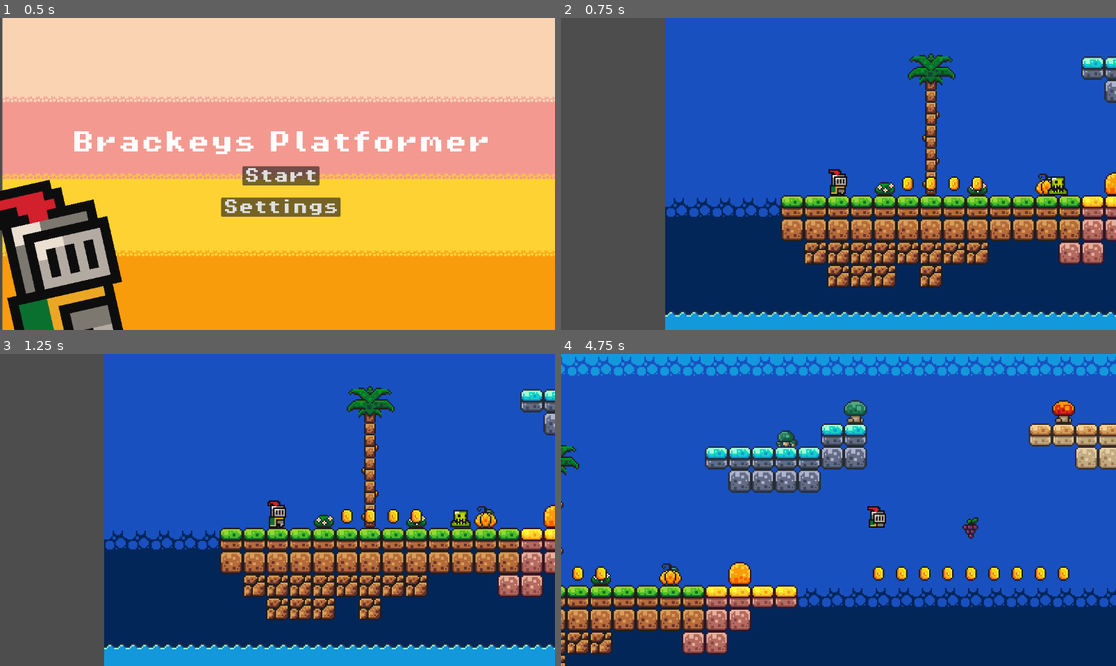
Above: before the commit, frames 1-4 (two rows, left to right).
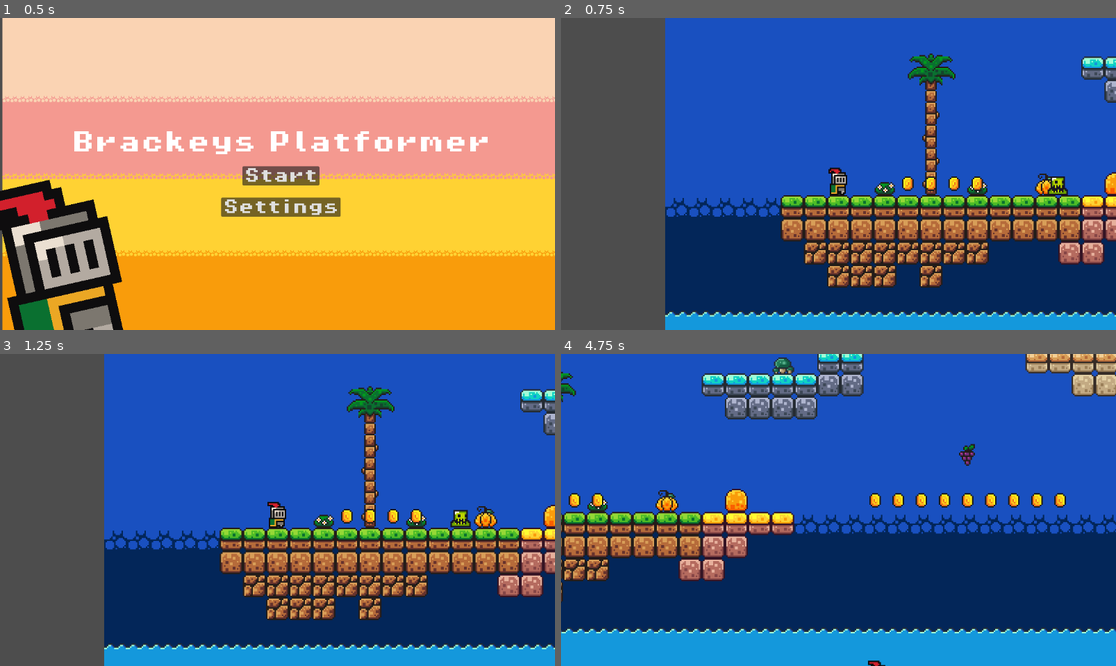
Above: after the commit, the same moments.

Repository: Yncy0/Platformer-2D
Game: Godot game, scene res://scene/gui/menu/starting_menu.tscn
Two runs of this game, one before a commit and one after it. Both use one fixed random seed, a clock stepped at 60 frames per second and the inputs below.
Inputs:
- Up to frame 1 (0.5 s): no input
- Up to frame 2 (0.75 s): click "Start" at 0.5 s
- Up to frame 3 (1.25 s): no input
- Up to frame 4 (4.75 s): hold Space (jump) 1.28-2.03 s; hold D (move_right) 1.28-2.78 s; tap Space (jump) at 2.1, 2.27, 2.57, 3.6, 3.77, 4.07 s; hold A (move_left) 2.78-3.53 s; hold Space (jump) 2.78-3.53 s; hold D (move_right) from 3.53 s (still down); hold Space (jump) from 4.28 s (still down)

Frame 1 is identical in both runs. In frame 2, 0.1% of the frame differs, in the area x 48-52%, y 47-56%; in frame 3, 0.1%; in frame 4, 58%, in the area x 0-100%, y 0-100%.

Commit message:
fixed hitbox and hurtbox collision shape size

Diff:
--- a/scene/characters/enemy/slime.tscn
+++ b/scene/characters/enemy/slime.tscn
@@ -209,7 +209,7 @@
 }
 
 [sub_resource type="RectangleShape2D" id="RectangleShape2D_cuovw"]
-size = Vector2(10, 3.5)
+size = Vector2(12, 3.5)
 
 [sub_resource type="RectangleShape2D" id="RectangleShape2D_yxler"]
 size = Vector2(14, 10)
--- a/scene/characters/enemy/slime_purple.tscn
+++ b/scene/characters/enemy/slime_purple.tscn
@@ -209,7 +209,7 @@
 }
 
 [sub_resource type="RectangleShape2D" id="RectangleShape2D_1al3o"]
-size = Vector2(10, 3)
+size = Vector2(12, 3)
 
 [sub_resource type="RectangleShape2D" id="RectangleShape2D_plrfg"]
 size = Vector2(14, 10)
--- a/scene/characters/player/_player.tscn
+++ b/scene/characters/player/_player.tscn
@@ -345,7 +345,7 @@
 }
 
 [sub_resource type="RectangleShape2D" id="RectangleShape2D_dseq4"]
-size = Vector2(8, 3)
+size = Vector2(11, 3)
 
 [sub_resource type="RectangleShape2D" id="RectangleShape2D_bk1d1"]
 size = Vector2(10, 16)
@@ -409,7 +409,7 @@
 damage = 1.0
 
 [node name="CollisionShape2D" parent="Hitbox" index="0"]
-position = Vector2(0, 12.5)
+position = Vector2(-0.5, 12.5)
 shape = SubResource("RectangleShape2D_dseq4")
 debug_color = Color(0.994374, 0, 0.223101, 0.42)
 
--- a/script/characters/player/fall.gd
+++ b/script/characters/player/fall.gd
@@ -16,5 +16,7 @@
 	if player.is_on_floor():
 		change_state.emit("IdleState")
 
+	if player.is_hurt:
+		change_state.emit("HitState")
 
 	player.move_and_slide()
--- a/script/characters/player/idle.gd
+++ b/script/characters/player/idle.gd
@@ -18,9 +18,11 @@
 	player.update_gravity(delta)
 	player.moving()
 
-
 	if player.velocity.x != 0:
 		change_state.emit("MoveState")
+
+	if !player.is_on_floor():
+		change_state.emit("FallState")
 
 	if player.is_hurt:
 		change_state.emit("HitState")
--- a/script/characters/player/jump.gd
+++ b/script/characters/player/jump.gd
@@ -22,13 +22,10 @@
 	player.update_gravity(delta)
 	player.moving()
 
-
-	if Input.is_action_just_released("jump"):
-		pass
-
-
-	if player.velocity.y > player.JUMP_VELOCITY and !player.is_on_floor():
+	if player.velocity.y > -3.0 and !player.is_on_floor():
 		change_state.emit("FallState")
 
+	if player.is_hurt:
+		change_state.emit("HitState")
 
 	player.move_and_slide()
--- a/script/characters/player/move.gd
+++ b/script/characters/player/move.gd
@@ -17,13 +17,13 @@
 	player.update_gravity(delta)
 	player.moving()
 
-
 	if player.velocity.x == 0:
 		change_state.emit("IdleState")
 
+	if !player.is_on_floor():
+		change_state.emit("FallState")
 
-	if Input.is_action_just_pressed("jump"):
-		change_state.emit("JumpState")
-
+	if player.is_hurt:
+		change_state.emit("HitState")
 
 	player.move_and_slide()
